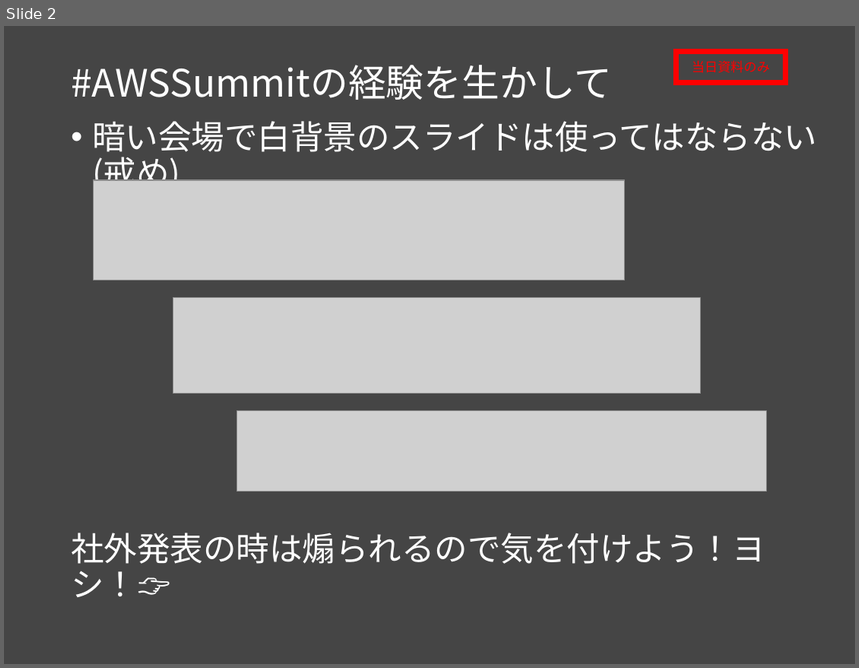
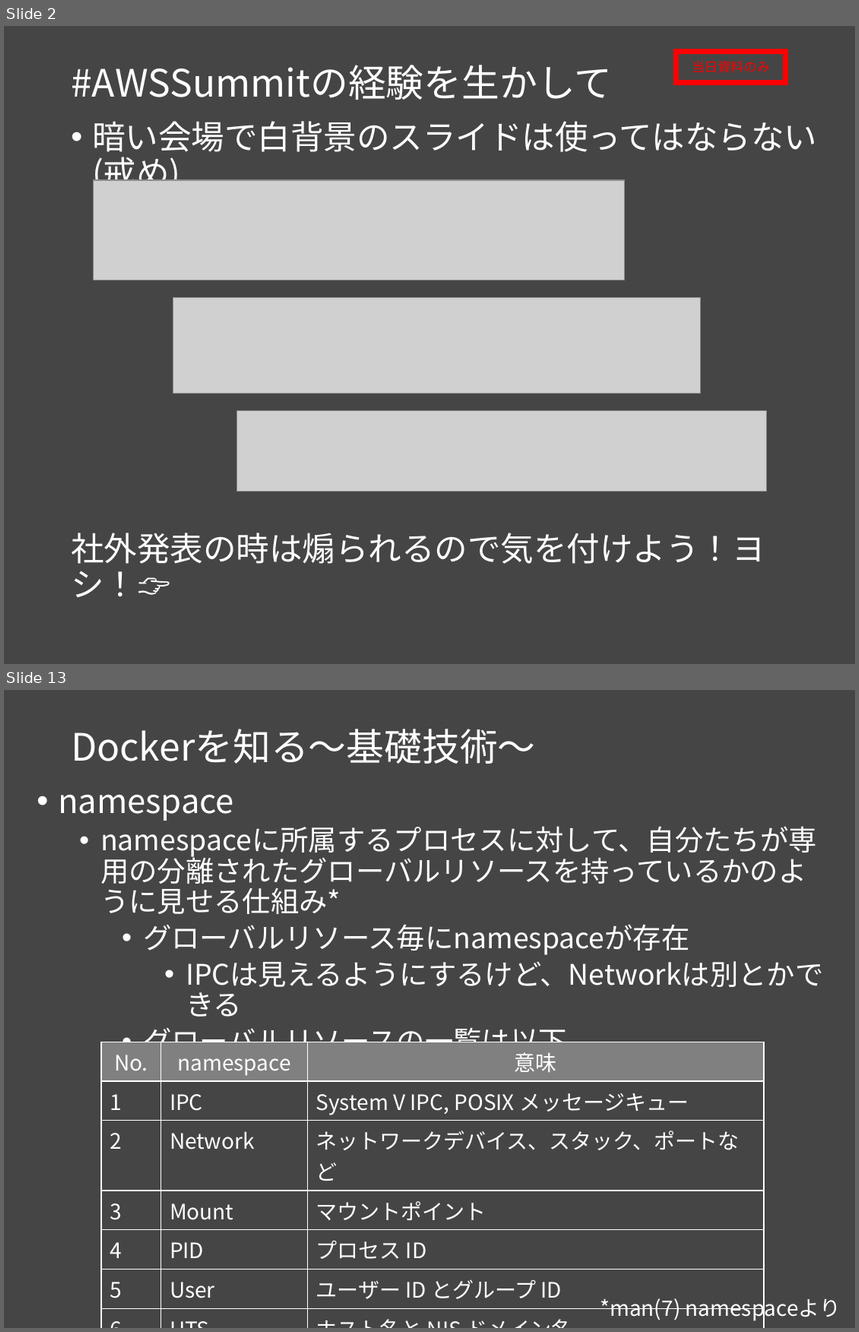
Before and after one commit to msntts/workshop_docker, a slide deck: docker勉強会Vol1.pptx. Shown one above the other, each under a label of ours: slide 2 before the commit, slides 2 and 13 after it; the slides between them are not shown. The pictures are 859x668 and 859x1332 pixels, drawn with LibreOffice and Linux fonts; fonts in the diff are those of the drawing; grey boxes stand for pictures. Boxes give left, top, right and bottom in pixels: in the first picture for what was removed or moved away, otherwise in the second. Text is boxed around its words. In the diff, an @@ line names an element or a change of style, - is before the commit and + after.

Commit message:
Dockerを知る完成

```diff
--- a/docker勉強会Vol1.pptx
+++ b/docker勉強会Vol1.pptx
@@ slide 13 added at <box>4,690,855,1328</box>, background #454545 @@
@@ title added at <box>71,729,536,764</box>, 32 pt, text #FFFFFF @@
+Dockerを知る～基礎技術～
@@ text added at <box>58,794,823,1059</box>, 24 pt, text #FFFFFF @@
+• namespace
+  • namespaceに所属するプロセスに対して、自分たちが専用の分離されたグローバルリソースを持っているかのように見せる仕組み*
+    • グローバルリソース毎にnamespaceが存在
+      • IPCは見えるようにするけど、Networkは別とかできる
+    • グローバルリソースの一覧は以下
@@ table added at <box>101,1043,763,1303</box>, 7 rows, 3 columns @@
+No. | namespace | 意味
+1 | IPC | System V IPC, POSIX メッセージキュー
+2 | Network | ネットワークデバイス、スタック、ポートなど
+3 | Mount | マウントポイント
+4 | PID | プロセス ID
+5 | User | ユーザー ID とグループ ID
+6 | UTS | ホスト名と NIS ドメイン名
@@ text added at <box>600,1295,842,1322</box>, 18 pt, text #FFFFFF @@
+*man(7) namespaceより
```
Also in this commit, not shown: 9 slides changed, 5 other slides added, 1 slide removed.
